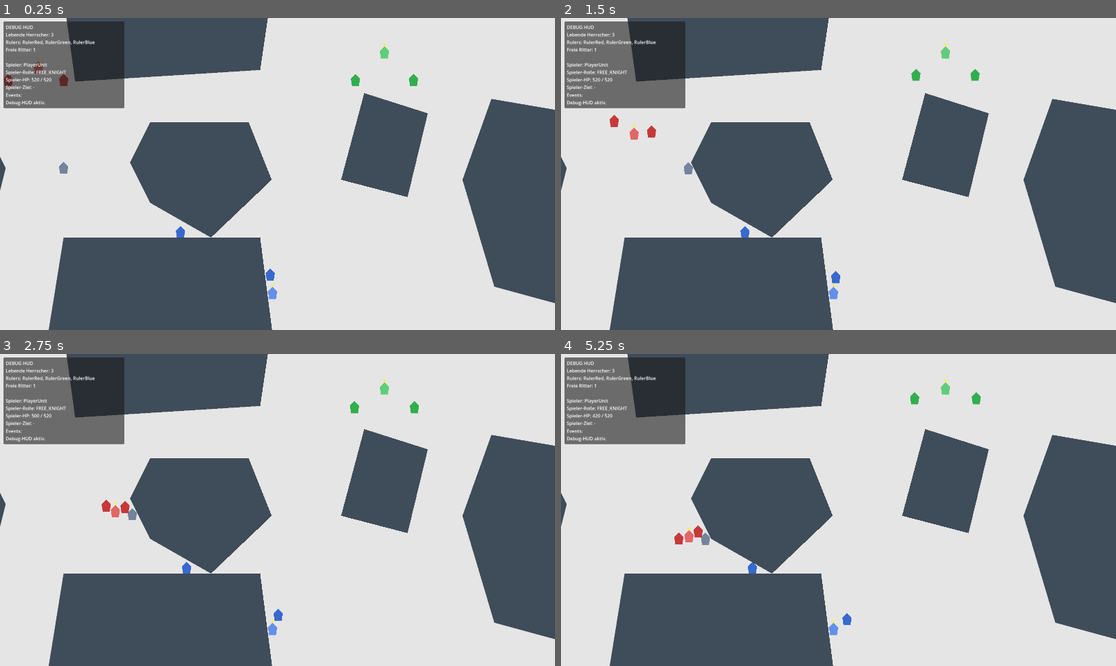
Above: before the commit, frames 1-4 (two rows, left to right).
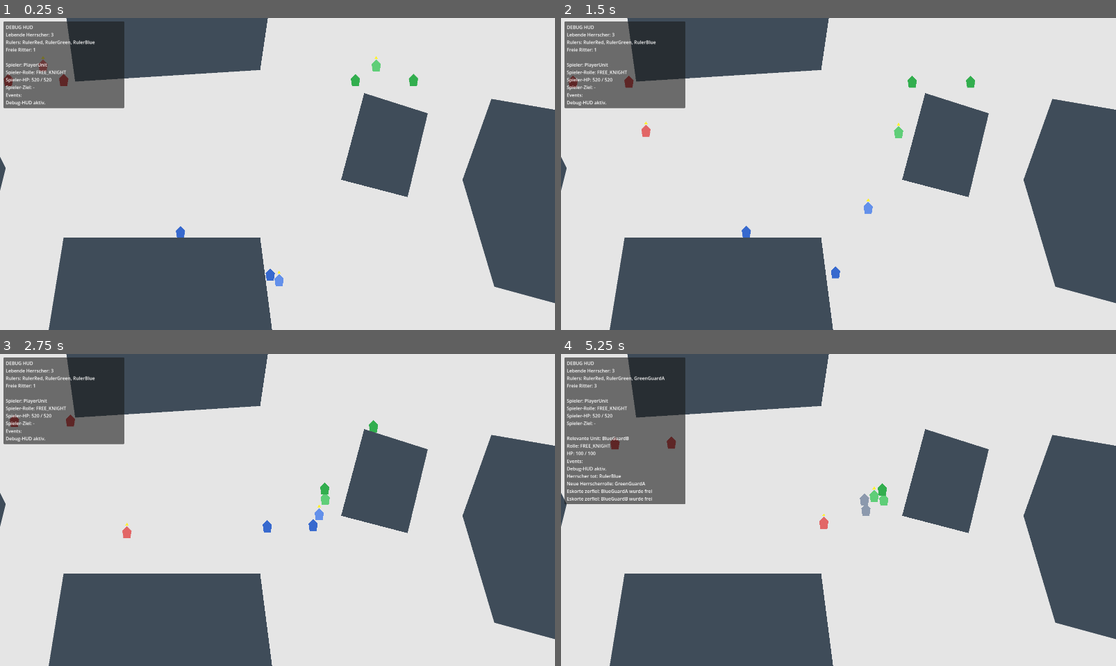
Above: after the commit, the same moments.

Repository: cblab/kingslayer
Game: Godot game, scene res://scenes/Main.tscn
Two runs of this game, one before a commit and one after it. Both use one fixed random seed, a clock stepped at 60 frames per second and the inputs below.
Inputs (mouse positions are in pixels of both pictures, inside the frame that each line leads up to):
- Up to frame 1 (0.25 s): no input
- Up to frame 2 (1.5 s): move the mouse to (960, 158) at 0.52 s; click (960, 158) at 0.67 s; move the mouse to (727, 189) at 1.27 s; click (727, 189) at 1.42 s
- Up to frame 3 (2.75 s): move the mouse to (333, 441) at 2.02 s; click (333, 441) at 2.17 s
- Up to frame 4 (5.25 s): move the mouse to (810, 572) at 2.77 s; click (810, 572) at 2.92 s; move the mouse to (1005, 556) at 3.52 s; click (1005, 556) at 3.67 s; move the mouse to (672, 463) at 4.27 s; click (672, 463) at 4.42 s; move the mouse to (866, 510) at 5.02 s; click (866, 510) at 5.17 s

The runs differ from the first frame. In frame 1, 6.9% of the frame differs, in the area x 6-76%, y 8-91%; in frame 2, 7.4%; in frame 3, 7.5%; in frame 4, 12%, in the area x 0-76%, y 7-91%.

Commit message:
Adjust world layout and activate ruler roaming

Diff:
--- a/scenes/World.tscn
+++ b/scenes/World.tscn
@@ -13,7 +13,7 @@
 polygon = PackedVector2Array(-1400, -1300, 3600, -1300, 3600, 2600, -1400, 2600)
 
 [node name="PlayerUnit" parent="." instance=ExtResource("2_unit_scene")]
-position = Vector2(220, 520)
+position = Vector2(-1000, 2000)
 role = 0
 faction_id = -1
 free_knight_color = Color(0.45, 0.52, 0.62, 1)
@@ -149,15 +149,6 @@
 [node name="Collision" type="CollisionPolygon2D" parent="Blockers/BlockerEastRidge"]
 polygon = PackedVector2Array(1700, 280, 2050, 340, 2200, 700, 2040, 1020, 1710, 930, 1600, 560)
 
-[node name="BlockerCenterSpur" type="StaticBody2D" parent="Blockers"]
-
-[node name="Visual" type="Polygon2D" parent="Blockers/BlockerCenterSpur"]
-color = Color(0.25, 0.3, 0.35, 1)
-polygon = PackedVector2Array(520, 360, 860, 360, 940, 560, 730, 760, 520, 640, 450, 500)
-
-[node name="Collision" type="CollisionPolygon2D" parent="Blockers/BlockerCenterSpur"]
-polygon = PackedVector2Array(520, 360, 860, 360, 940, 560, 730, 760, 520, 640, 450, 500)
-
 [node name="DebugHud" type="CanvasLayer" parent="."]
 layer = 10
 
--- a/scripts/units/unit.gd
+++ b/scripts/units/unit.gd
@@ -34,6 +34,10 @@
 @export var guard_hold_radius: float = 110.0
 @export var guard_return_distance: float = 24.0
 @export var guard_chase_limit: float = 440.0
+@export var ruler_search_move_interval_min: float = 2.4
+@export var ruler_search_move_interval_max: float = 4.2
+@export var ruler_search_move_distance_min: float = 180.0
+@export var ruler_search_move_distance_max: float = 420.0
 
 var current_hp: float = 0.0
 
@@ -45,6 +49,9 @@
 var _is_dead: bool = false
 var _last_valid_attacker: Unit = null
 var _rng := RandomNumberGenerator.new()
+var _ruler_search_timer: float = 0.0
+var _ruler_search_point: Vector2 = Vector2.ZERO
+var _has_ruler_search_point: bool = false
 
 const _HIT_SOUNDS: Array[AudioStream] = [
 	preload("res://scripts/sound/sword_clash_1.mp3"),
@@ -100,6 +107,8 @@
 
 	if _attack_target != null:
 		_process_attack_target(delta)
+	elif role == UnitRole.RULER and not is_player_controlled:
+		_process_ruler_search_movement(delta)
 	else:
 		_follow_current_path()
 
@@ -315,6 +324,34 @@
 	var nearest_enemy := _find_nearest_enemy_in_range(ruler_search_radius)
 	if nearest_enemy != null:
 		set_attack_target(nearest_enemy)
+		_has_ruler_search_point = false
+
+func _process_ruler_search_movement(delta: float) -> void:
+	_ruler_search_timer -= delta
+
+	if _has_ruler_search_point:
+		if global_position.distance_to(_ruler_search_point) <= waypoint_tolerance + 6.0:
+			_has_ruler_search_point = false
+			_path = PackedVector2Array()
+			_path_index = 0
+
+	if _ruler_search_timer <= 0.0 or not _has_ruler_search_point:
+		_ruler_search_point = _pick_ruler_search_point()
+		_has_ruler_search_point = true
+		_repath_to(_ruler_search_point)
+		_ruler_search_timer = _rng.randf_range(ruler_search_move_interval_min, ruler_search_move_interval_max)
+
+	_follow_current_path()
+
+func _pick_ruler_search_point() -> Vector2:
+	var nearest_enemy := _find_nearest_enemy_any_distance()
+	if nearest_enemy != null:
+		return nearest_enemy.global_position
+
+	var angle := _rng.randf_range(0.0, TAU)
+	var distance := _rng.randf_range(ruler_search_move_distance_min, ruler_search_move_distance_max)
+	var offset := Vector2.RIGHT.rotated(angle) * distance
+	return global_position + offset
 
 func _update_guard_aggro_target() -> void:
 	var ruler := _get_ruler()
@@ -343,6 +380,9 @@
 
 func _find_nearest_enemy_in_range(radius: float) -> Unit:
 	return _find_nearest_enemy_to_point_in_range(global_position, radius)
+
+func _find_nearest_enemy_any_distance() -> Unit:
+	return _find_nearest_enemy_to_point_in_range(global_position, INF)
 
 func _find_nearest_enemy_to_point_in_range(center: Vector2, radius: float) -> Unit:
 	var parent := get_parent()
